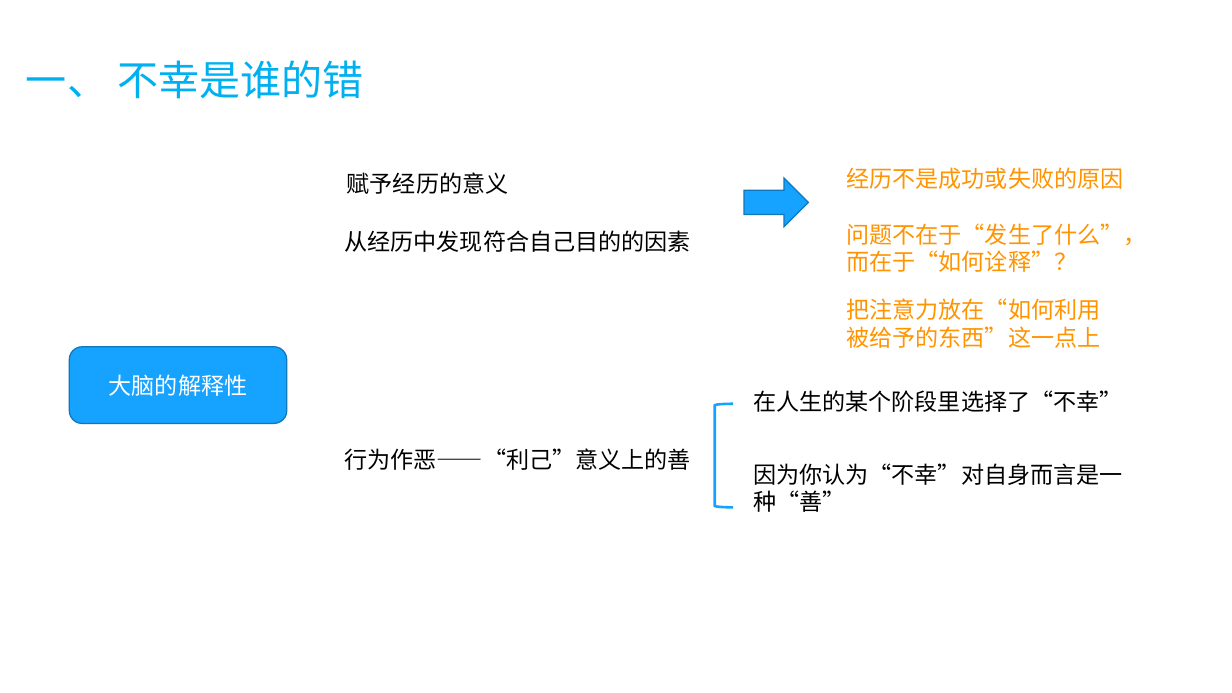
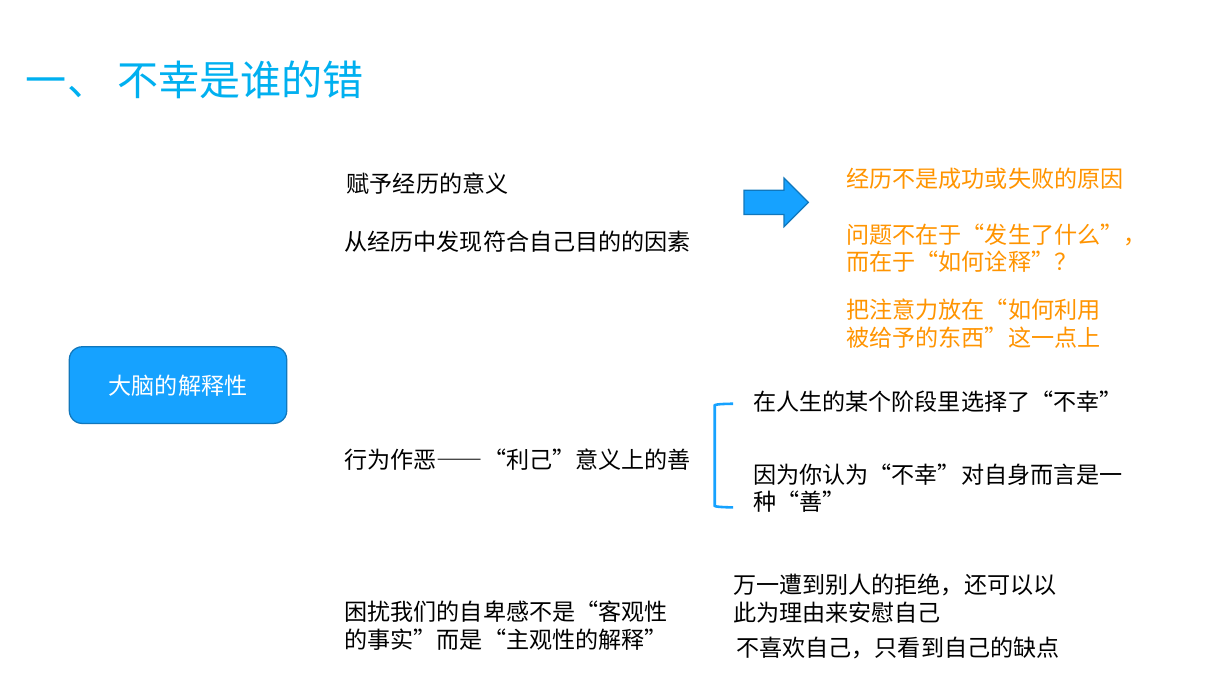
Before and after one commit to fancyChuan/reading-mindmap, a slide deck: slide 4 of PPT/被讨厌的勇气.pptx. Drawn at 1232x693 pixels with LibreOffice and Linux fonts; fonts in the diff are those of the drawing. Boxes give left, top, right and bottom in pixels: in the first picture for what was removed or moved away, otherwise in the second. Text is boxed around its words. In the diff, an @@ line names an element or a change of style, - is before the commit and + after.

```diff
--- a/PPT/被讨厌的勇气.pptx
+++ b/PPT/被讨厌的勇气.pptx
@@ text added at bbox=[733, 573, 1056, 623], 18 pt, text #000000 @@
+万一遭到别人的拒绝，还可以以此为理由来安慰自己
@@ text added at bbox=[344, 600, 667, 650], 18 pt, text #000000 @@
+困扰我们的自卑感不是“客观性的事实”而是“主观性的解释”
@@ text added at bbox=[736, 636, 1059, 659], 18 pt, text #000000 @@
+不喜欢自己，只看到自己的缺点
```
Also in this commit, not shown: 1 other slide changed, 1 slide added, 2 other files.
